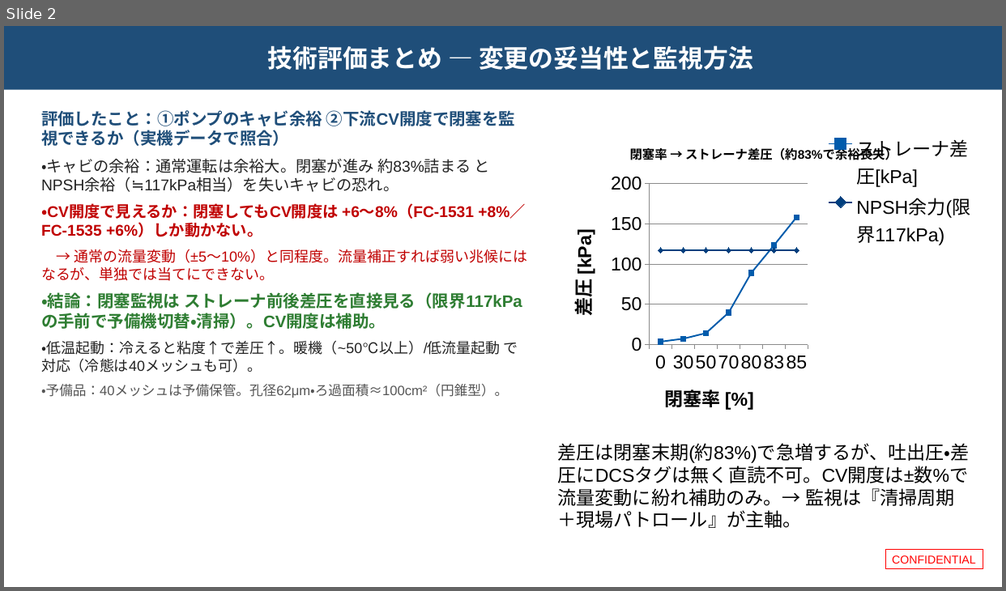
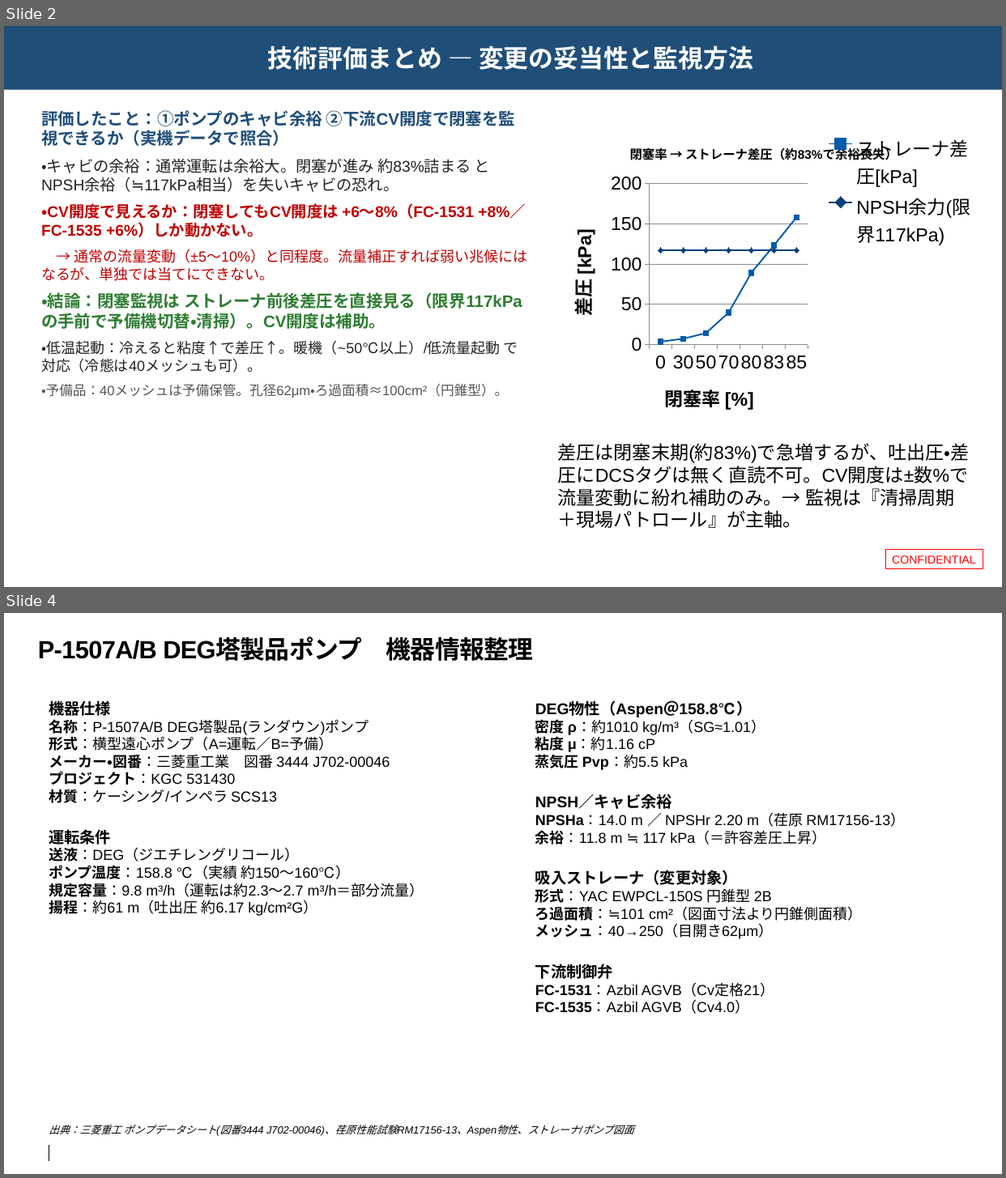
Before and after one commit to hiraoyosa-sys/Base, a slide deck: outputs/P1507変更管理_説明_評価まとめ追加.pptx. Shown one above the other, each under a label of ours: slide 2 before the commit, slides 2 and 4 after it; the slides between them are not shown. The pictures are 1006x591 and 1006x1178 pixels, drawn with LibreOffice and Linux fonts; fonts in the diff are those of the drawing; background and template pictures are left out. Boxes give left, top, right and bottom in pixels: in the first picture for what was removed or moved away, otherwise in the second. Text is boxed around its words. In the diff, an @@ line names an element or a change of style, - is before the commit and + after.

```diff
--- a/outputs/P1507変更管理_説明_評価まとめ追加.pptx
+++ b/outputs/P1507変更管理_説明_評価まとめ追加.pptx
@@ slide 4 added at (4,613,1002,1174), background #FFFFFF @@
@@ title added at (38,637,534,661), 24 pt, text #000000, bold @@
+P-1507A/B DEG塔製品ポンプ 機器情報整理
@@ text added at (49,700,424,916), 14 pt, text #000000 @@
+機器仕様
+名称：P-1507A/B DEG塔製品(ランダウン)ポンプ
+形式：横型遠心ポンプ（A=運転／B=予備）
+メーカー・図番：三菱重工業 図番 3444 J702-00046
+プロジェクト：KGC 531430
+材質：ケーシング/インペラ SCS13
+運転条件
+送液：DEG（ジエチレングリコール）
+ポンプ温度：158.8 ℃（実績 約150〜160℃）
+規定容量：9.8 m³/h（運転は約2.3〜2.7 m³/h＝部分流量）
+揚程：約61 m（吐出圧 約6.17 kg/cm²G）
@@ text added at (535,702,905,1014), 14 pt, text #000000 @@
+DEG物性（Aspen＠158.8℃）
+密度 ρ：約1010 kg/m³（SG≈1.01）
+粘度 μ：約1.16 cP
+蒸気圧 Pvp：約5.5 kPa
+NPSH／キャビ余裕
+NPSHa：14.0 m ／ NPSHr 2.20 m（荏原 RM17156-13）
+余裕：11.8 m ≒ 117 kPa（＝許容差圧上昇）
+吸入ストレーナ（変更対象）
+形式：YAC EWPCL-150S 円錐型 2B
+ろ過面積：≒101 cm²（図面寸法より円錐側面積）
+メッシュ：40→250（目開き62μm）
+下流制御弁
+FC-1531：Azbil AGVB（Cv定格21）
+FC-1535：Azbil AGVB（Cv4.0）
@@ line added from (49, 1145) to (49, 1161), #000000 1 pt @@
@@ text added at (49,1125,634,1136), 10 pt, text #000000, italic @@
+出典：三菱重工 ポンプデータシート(図番3444 J702-00046)、荏原性能試験RM17156-13、Aspen物性、ストレーナ/ポンプ図面
```
Also in this commit, not shown: 1 slide changed, 5 other files.
